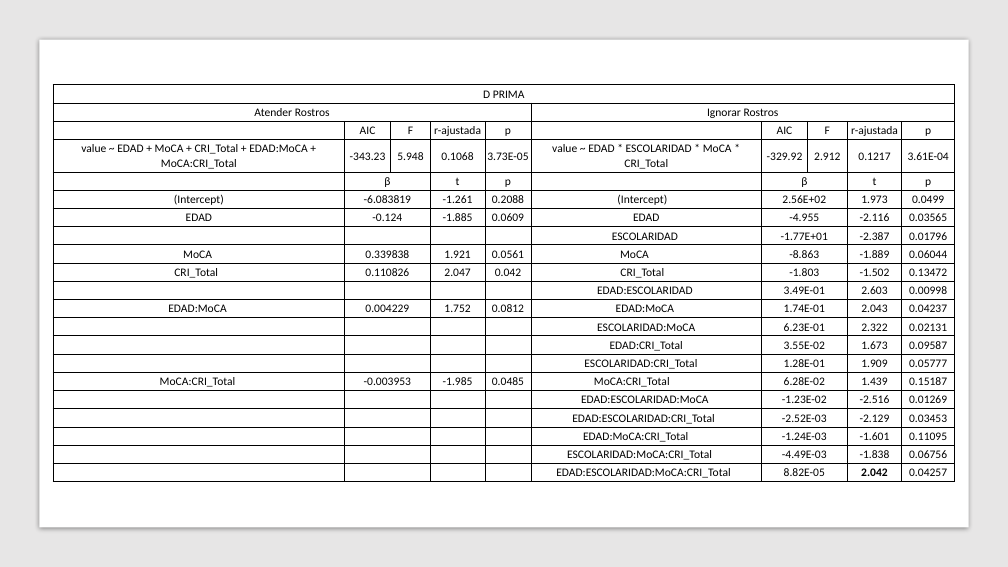
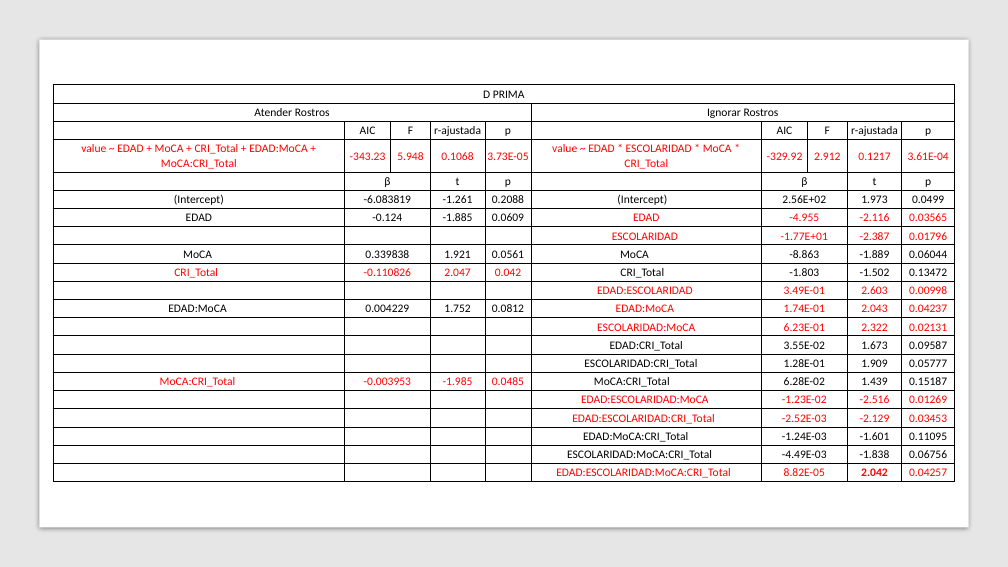
Before and after one commit to 1608elissa/Analisis-R, a slide deck: slide 7 of Regresiones lineales y modelo.pptx. Drawn at 1008x567 pixels with LibreOffice and Linux fonts; fonts in the diff are those of the drawing. Boxes give left, top, right and bottom in pixels: in the first picture for what was removed or moved away, otherwise in the second. Text is boxed around its words. In the diff, an @@ line names an element or a change of style, - is before the commit and + after.

```diff
--- a/Regresiones lineales y modelo.pptx
+++ b/Regresiones lineales y modelo.pptx
@@ table at <box>53,85,954,482</box> @@
-row 10, column 2: 0.110826
+row 10, column 2: -0.110826
@@ text colour #000000 to #FF0000 in "value ~ EDAD + MoCA + CRI_Total ...", "-343.23", "5.948", "0.1068" and 45 more places @@
```
Also in this commit, not shown: 3 other slides changed, 1 other file.
